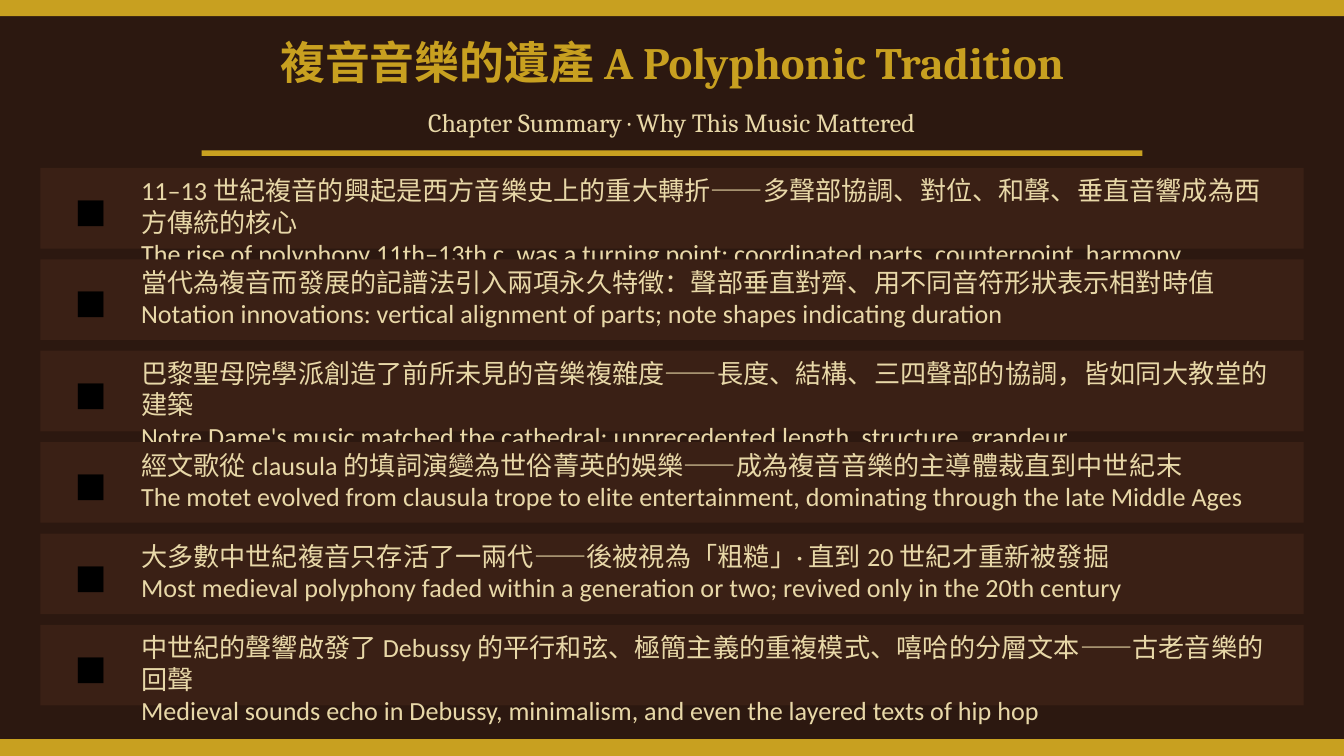
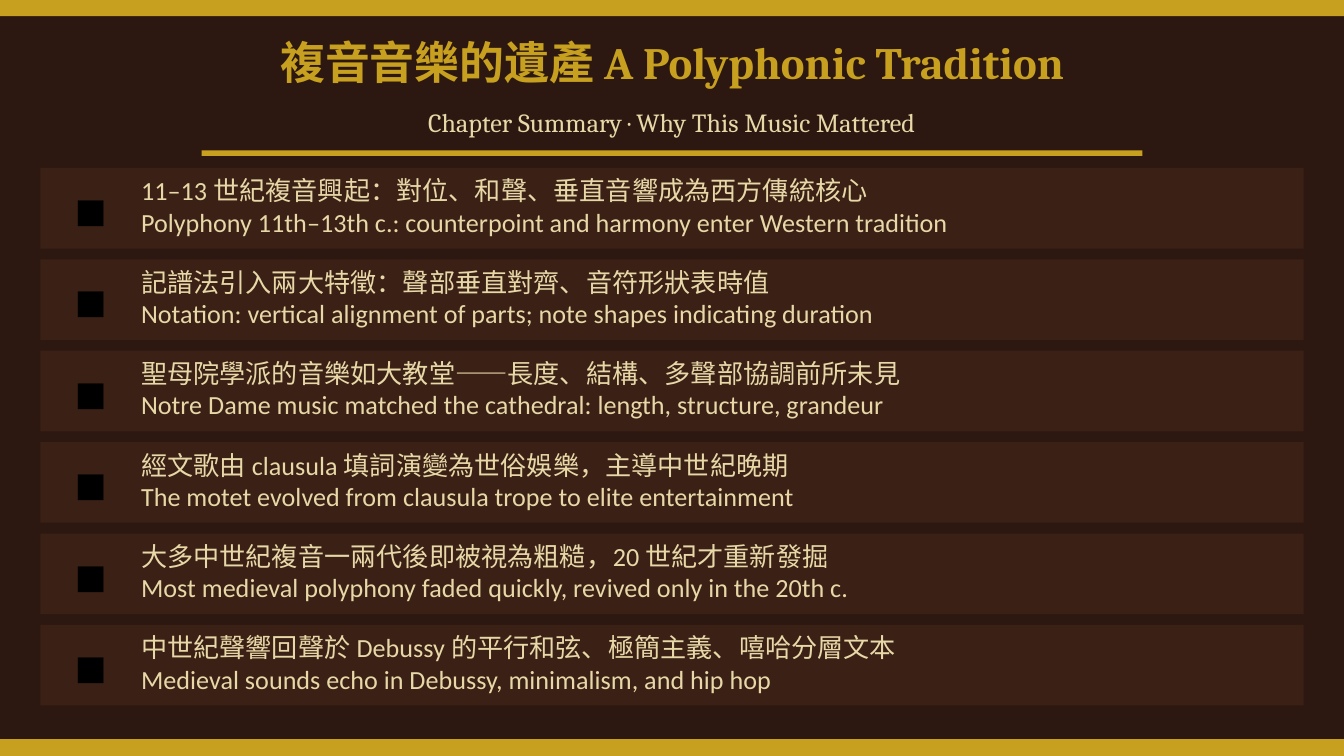
Before and after one commit to ccli-taipower/A_History_of_Western_Music, a slide deck: slide 15 of Ch05_Polyphony.pptx. Drawn at 1344x756 pixels with LibreOffice and Linux fonts; fonts in the diff are those of the drawing. Boxes give left, top, right and bottom in pixels: in the first picture for what was removed or moved away, otherwise in the second. Text is boxed around its words. In the diff, an @@ line names an element or a change of style, - is before the commit and + after.

```diff
--- a/Ch05_Polyphony.pptx
+++ b/Ch05_Polyphony.pptx
@@ text at [141,178,947,236]: text changed @@
-11–13 世紀複音的興起是西方音樂史上的重大轉折——多聲部協調、對位、和聲、垂直音響成為西方傳統的核心
-The rise of polyphony 11th–13th c. was a turning point: coordinated parts, counterpoint, harmony
+11–13 世紀複音興起：對位、和聲、垂直音響成為西方傳統核心
+Polyphony 11th–13th c.: counterpoint and harmony enter Western tradition
@@ text at [141,270,872,328]: text changed @@
-當代為複音而發展的記譜法引入兩項永久特徵：聲部垂直對齊、用不同音符形狀表示相對時值
-Notation innovations: vertical alignment of parts; note shapes indicating duration
+記譜法引入兩大特徵：聲部垂直對齊、音符形狀表時值
+Notation: vertical alignment of parts; note shapes indicating duration
@@ text at [141,361,900,419]: text changed @@
-巴黎聖母院學派創造了前所未見的音樂複雜度——長度、結構、三四聲部的協調，皆如同大教堂的建築
-Notre Dame's music matched the cathedral: unprecedented length, structure, grandeur
+聖母院學派的音樂如大教堂——長度、結構、多聲部協調前所未見
+Notre Dame music matched the cathedral: length, structure, grandeur
@@ text at [141,453,793,510]: text changed @@
-經文歌從 clausula 的填詞演變為世俗菁英的娛樂——成為複音音樂的主導體裁直到中世紀末
-The motet evolved from clausula trope to elite entertainment, dominating through the late Middle Ages
+經文歌由 clausula 填詞演變為世俗娛樂，主導中世紀晚期
+The motet evolved from clausula trope to elite entertainment
@@ text at [141,544,848,601]: text changed @@
-大多數中世紀複音只存活了一兩代——後被視為「粗糙」· 直到 20 世紀才重新被發掘
-Most medieval polyphony faded within a generation or two; revived only in the 20th century
+大多中世紀複音一兩代後即被視為粗糙，20 世紀才重新發掘
+Most medieval polyphony faded quickly, revived only in the 20th c.
@@ text at [141,635,896,693]: text changed @@
-中世紀的聲響啟發了 Debussy 的平行和弦、極簡主義的重複模式、嘻哈的分層文本——古老音樂的回聲
-Medieval sounds echo in Debussy, minimalism, and even the layered texts of hip hop
+中世紀聲響回聲於 Debussy 的平行和弦、極簡主義、嘻哈分層文本
+Medieval sounds echo in Debussy, minimalism, and hip hop
```
Also in this commit, not shown: 5 other slides changed, 27 other files.
